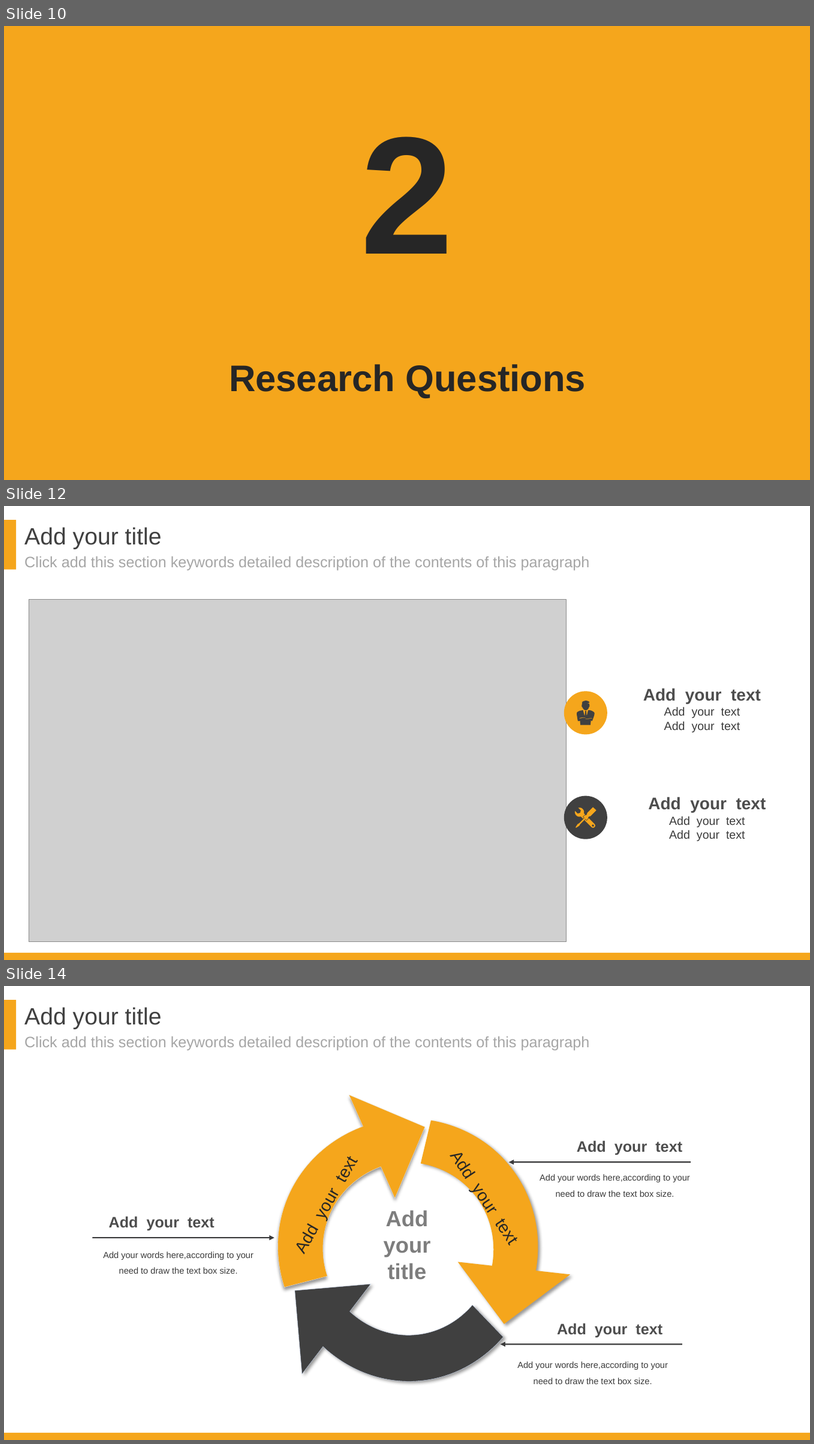
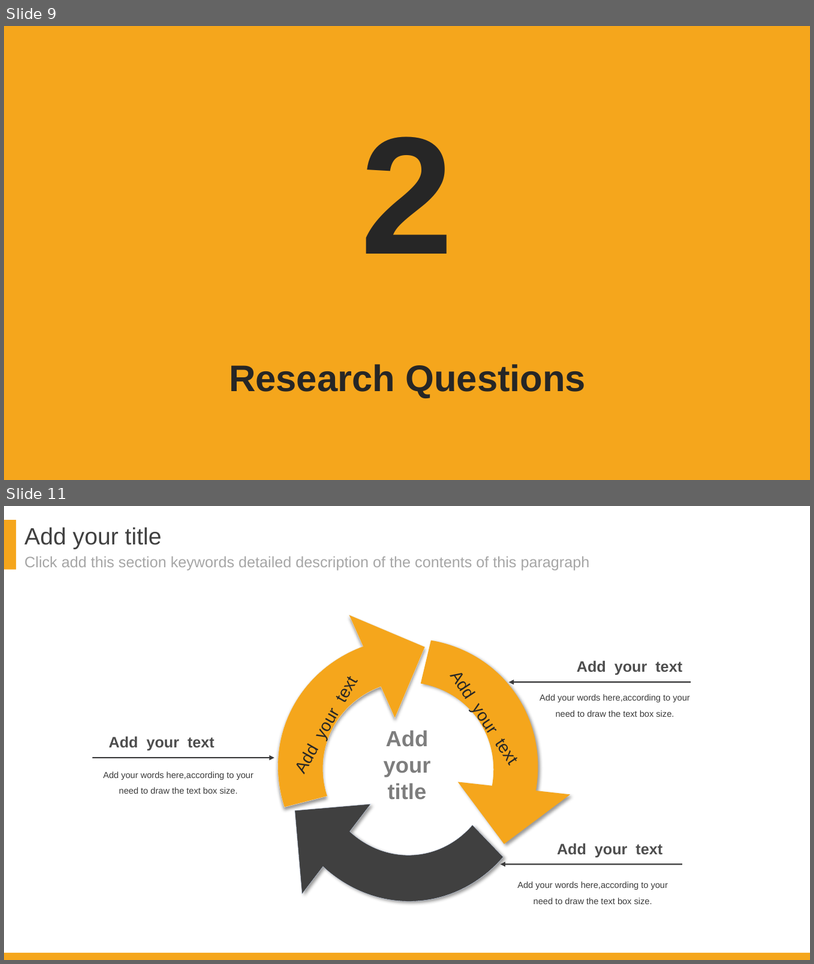
Before and after one commit to DATA-606-SPRING-2022/Jin_DATA606, a slide deck: presentation/Project_Presentation_EDA_v1.1.pptx. Shown one above the other, each under a label of ours: slides 10, 12 and 14 before the commit, slides 9 and 11 after it; the slides between them are not shown. The pictures are 814x1444 and 814x964 pixels, drawn with LibreOffice and Linux fonts; fonts in the diff are those of the drawing; grey boxes stand for pictures; background and template pictures are left out. Boxes give left, top, right and bottom in pixels: in the first picture for what was removed or moved away, otherwise in the second. Text is boxed around its words. In the diff, an @@ line names an element or a change of style, - is before the commit and + after.

```diff
--- a/presentation/Project_Presentation_EDA_v1.1.pptx
+++ b/presentation/Project_Presentation_EDA_v1.1.pptx
@@ slide 12 removed at (4,506,810,960), background #FFFFFF; not listed: 4 template elements that a slide beside it also shows @@
@@ picture removed at (29,600,567,942) @@
@@ ellipse removed at (564,691,608,735) @@
@@ freeform shape removed at (577,701,594,725) @@
@@ text removed at (644,688,761,732) @@
-Add your text
-Add your text
-Add your text
@@ ellipse removed at (564,796,608,840) @@
@@ freeform shape removed at (575,807,596,827) @@
@@ text removed at (648,796,767,841) @@
-Add your text
-Add your text
-Add your text
@@ what was slide 10 is now slide 9 @@
@@ what was slide 14 is now slide 11 @@
```
Also in this commit, not shown: 1 slide changed, 6 other slides removed.
